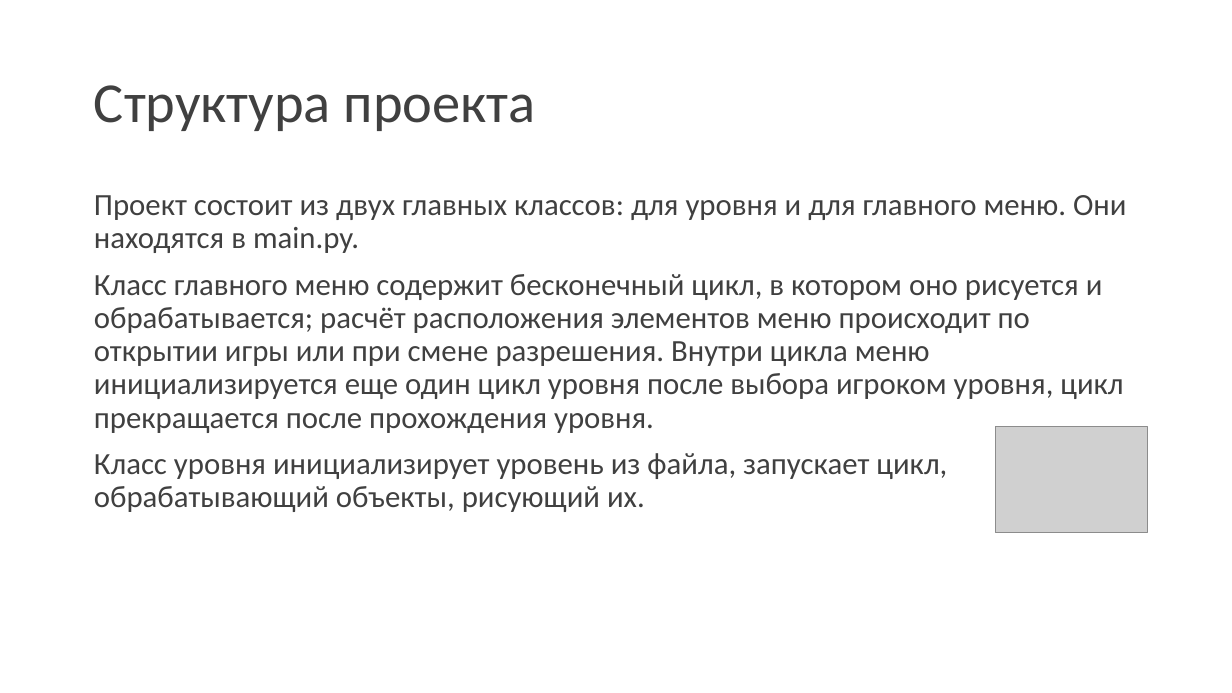
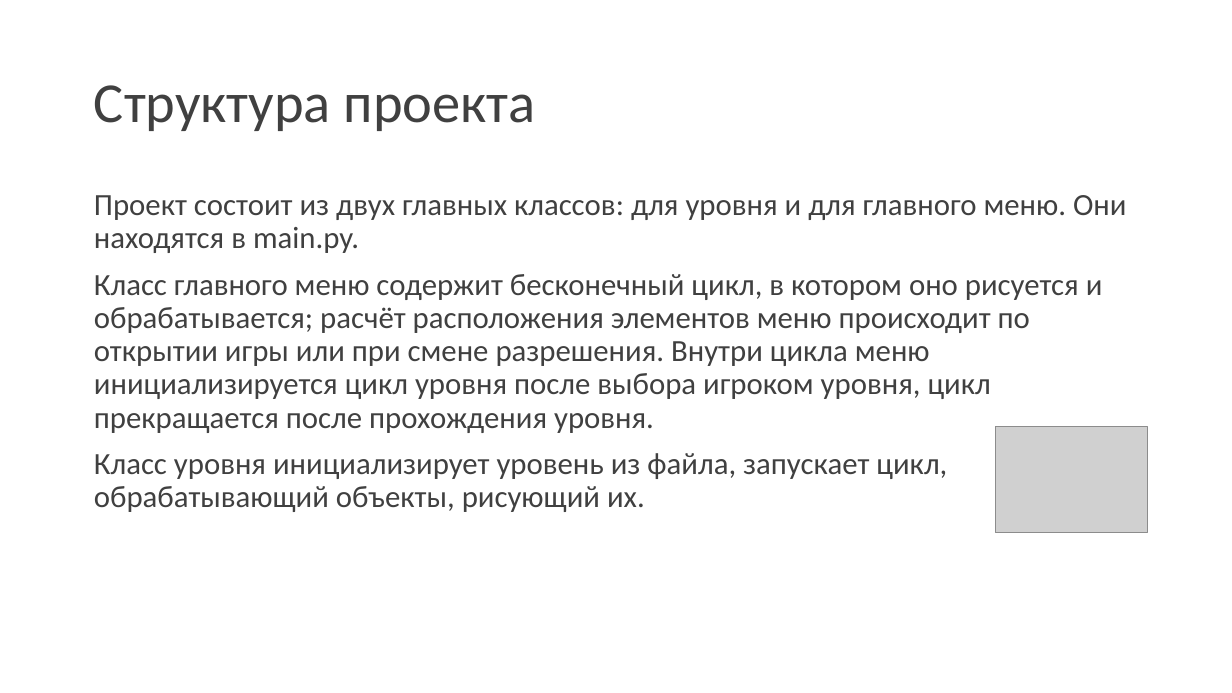
Before and after one commit to VladZuykin/YL_project, a slide deck: slide 3 of Подъем.pptx. Drawn at 1232x693 pixels with LibreOffice and Linux fonts; fonts in the diff are those of the drawing; grey boxes stand for pictures. Boxes give left, top, right and bottom in pixels: in the first picture for what was removed or moved away, otherwise in the second. Text is boxed around its words. In the diff, an @@ line names an element or a change of style, - is before the commit and + after.

```diff
--- a/Подъем.pptx
+++ b/Подъем.pptx
@@ text at (x1=94, y1=274, x2=1103, y2=433): text changed @@
-Класс главного меню содержит бесконечный цикл, в котором оно рисуется и обрабатывается; расчёт расположения элементов меню происходит по открытии игры или при смене разрешения. Внутри цикла меню инициализируется еще один цикл уровня после выбора игроком уровня, цикл прекращается после прохождения уровня.
+Класс главного меню содержит бесконечный цикл, в котором оно рисуется и обрабатывается; расчёт расположения элементов меню происходит по открытии игры или при смене разрешения. Внутри цикла меню инициализируется цикл уровня после выбора игроком уровня, цикл прекращается после прохождения уровня.
```
Also in this commit, not shown: 2 other files.
